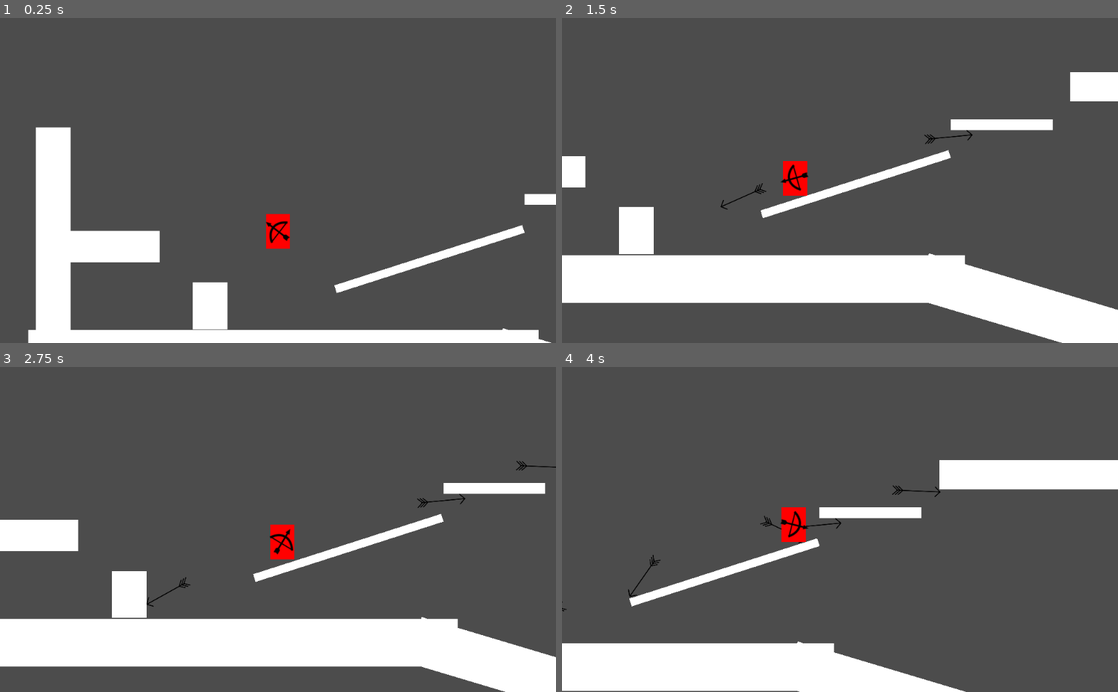
Above: before the commit, frames 1-4 (two rows, left to right).
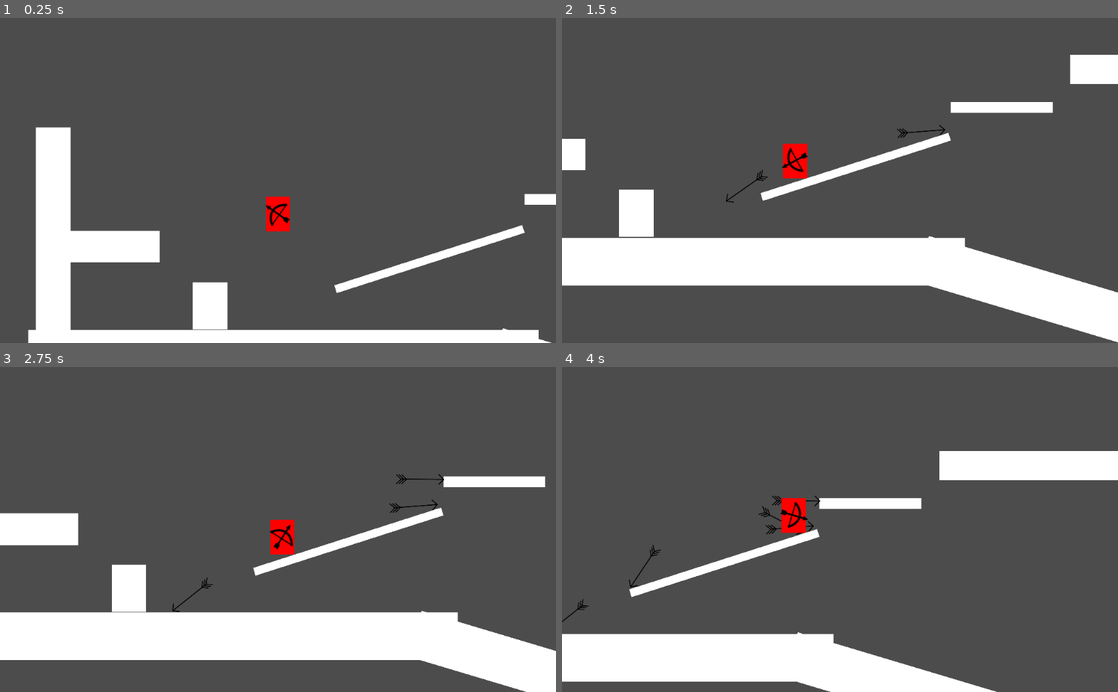
Above: after the commit, the same moments.

Repository: vanjac/wi22jam
Game: Godot game, scene res://placeholder/biggertestlevel.tscn
Two runs of this game, one before a commit and one after it. Both use one fixed random seed, a clock stepped at 60 frames per second and the inputs below.
Inputs (mouse positions are in pixels of both pictures, inside the frame that each line leads up to):
- Up to frame 1 (0.25 s): no input
- Up to frame 2 (1.5 s): move the mouse to (962, 164) at 0.52 s; hold D (right) from 0.53 s (still down); click (962, 164) at 0.6 s; tap Space (jump) at 0.77 s; move the mouse to (728, 196) at 1.27 s; click (728, 196) at 1.35 s
- Up to frame 3 (2.75 s): tap Space (jump) at 1.52 s; move the mouse to (333, 458) at 2.02 s; release D (right) at 2.03 s; hold A (left) from 2.03 s (still down); click (333, 458) at 2.1 s
- Up to frame 4 (4 s): move the mouse to (812, 594) at 2.77 s; release A (left) at 2.78 s; hold D (right) from 2.78 s (still down); click (812, 594) at 2.85 s; tap Space (jump) at 3.02, 3.77 s; move the mouse to (1006, 578) at 3.52 s; click (1006, 578) at 3.6 s

The runs differ from the first frame. In frame 1, 0.6% of the frame differs, in the area x 47-53%, y 54-72%; in frame 2, 16%, in the area x 0-100%, y 11-100%; in frame 3, 7.6%; in frame 4, 9.2%.

Commit message:
Make better use of kinematicbody functions for collision

Diff:
--- a/core/Character.gd
+++ b/core/Character.gd
@@ -4,6 +4,7 @@
 
 var move_vec = Vector2(0,0)  # x component is walk, y component is grav
 var on_ground = false
+var snap_dist = 10
 
 func move_character(delta):
 	if on_ground:
@@ -11,13 +12,16 @@
 	else:
 		move_vec.y += gravity * delta
 
-	# TODO snap to ground
-	var moved = move_and_slide(move_vec, Vector2(0, -1), true,
-							   4, 0.785398, false)
-	on_ground = moved.y < move_vec.y - 0.001
-	# wall collision
-	if sign(moved.x) != sign(move_vec.x):
-		move_vec.x = moved.x
-	# ceiling collision
-	if not on_ground and move_vec.y < 0 and moved.y >= 0:
+	move_and_slide_with_snap(
+		move_vec,									# linear_velocity
+		Vector2(0, snap_dist if on_ground else 0),	# snap
+		Vector2(0, -1),								# up direction
+		true,										# stop_on_slope
+		4,											# max_slides
+		0.785398,									# floor_max_angle
+		false)										# infinite_inertia
+	on_ground = is_on_floor()
+	if is_on_ceiling():
 		move_vec.y = 0
+	if is_on_wall():
+		move_vec.x = 0
--- a/enemies/Animal.tscn
+++ b/enemies/Animal.tscn
@@ -11,10 +11,12 @@
 script = ExtResource( 2 )
 
 [node name="CollisionShape2D" type="CollisionShape2D" parent="."]
+position = Vector2( 0, -32 )
 scale = Vector2( 1.4, 1 )
 shape = SubResource( 1 )
 
 [node name="Sprite" type="Sprite" parent="."]
 modulate = Color( 0, 1, 0, 1 )
+position = Vector2( 0, -32 )
 scale = Vector2( 1.4, 1 )
 texture = ExtResource( 1 )
--- a/player/Player.gd
+++ b/player/Player.gd
@@ -4,7 +4,7 @@
 const walk_accel = 5000
 const walk_decel = 1000
 const jump_speed = 400
-const coyote_time = 0.13
+const coyote_time = 0.1
 
 var walk = 0  # 0, 1, or -1
 var jumping = false
--- a/player/Player.tscn
+++ b/player/Player.tscn
@@ -12,12 +12,15 @@
 script = ExtResource( 2 )
 
 [node name="CollisionShape2D" type="CollisionShape2D" parent="."]
+position = Vector2( 0, -32 )
 scale = Vector2( 0.7, 1 )
 shape = SubResource( 1 )
 
 [node name="Sprite" type="Sprite" parent="."]
 modulate = Color( 1, 0, 0, 1 )
+position = Vector2( 0, -32 )
 scale = Vector2( 0.7, 1 )
 texture = ExtResource( 1 )
 
 [node name="bow" parent="." instance=ExtResource( 3 )]
+position = Vector2( 0, -32 )
